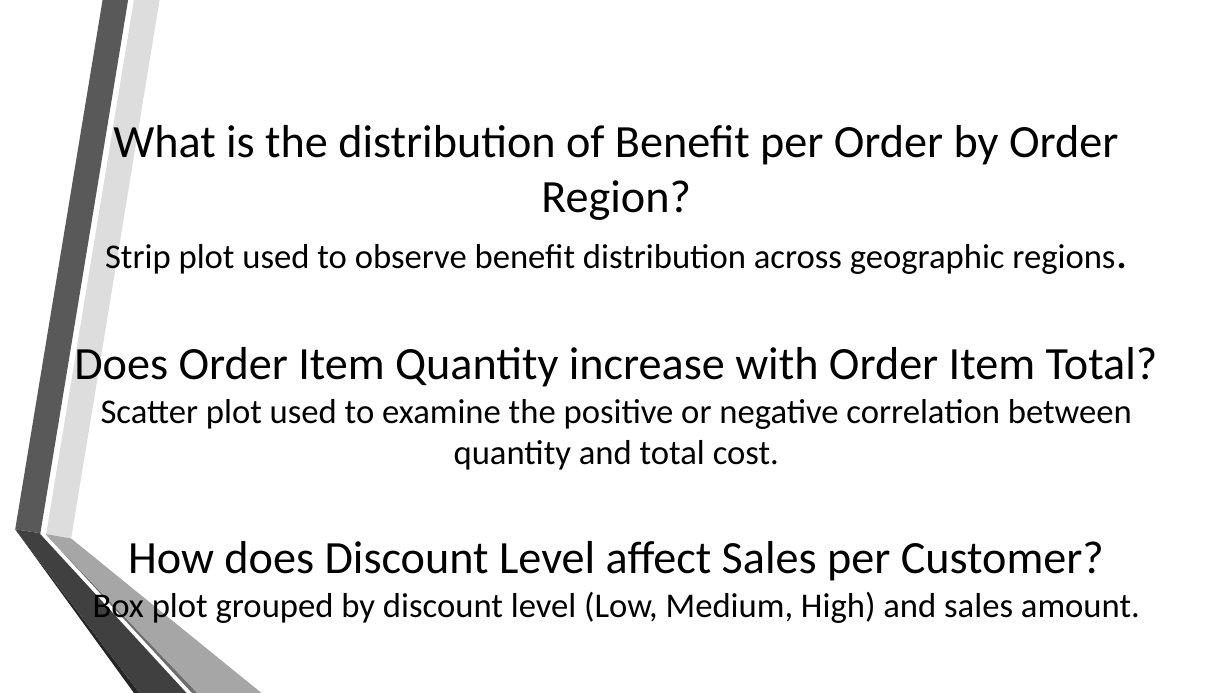
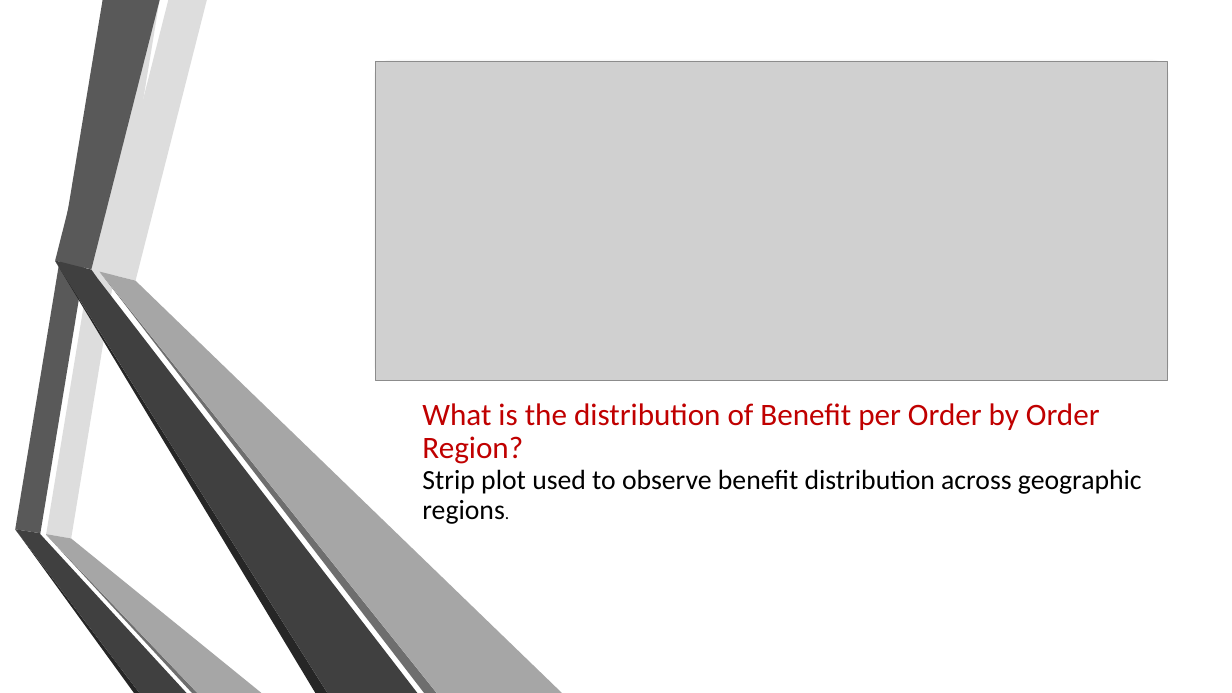
Before and after one commit to mariam530/supply-chain-project, a slide deck: slide 30 of New Microsoft PowerPoint Presentation.pptx. Drawn at 1232x693 pixels with LibreOffice and Linux fonts; fonts in the diff are those of the drawing; grey boxes stand for pictures; background and template pictures are left out. Boxes give left, top, right and bottom in pixels: in the first picture for what was removed or moved away, otherwise in the second. Text is boxed around its words. In the diff, an @@ line names an element or a change of style, - is before the commit and + after.

```diff
--- a/New Microsoft PowerPoint Presentation.pptx
+++ b/New Microsoft PowerPoint Presentation.pptx
@@ rounded rectangle added at [376,62,1168,379], fill #FFFFFF, outline #BABABA 3 pt @@
@@ picture added at [376,62,1168,381] @@
@@ group added at [55,0,563,693]: 6 freeform shapes @@
@@ title "What is the distribution of ..." at [422,403,1142,524]: vertical alignment middle to bottom @@
@@ title at [422,403,1142,524]: text changed; size 27 to 21.6 pt @@
-What is the distribution of Benefit per Order by Order Region?
-Strip plot used to observe benefit distribution across geographic regions.
-Does Order Item Quantity increase with Order Item Total?
-Scatter plot used to examine the positive or negative correlation between quantity and total cost.
-How does Discount Level affect Sales per Customer?
-Box plot grouped by discount level (Low, Medium, High) and sales amount.
+What is the distribution of Benefit per Order by Order Region?
+Strip plot used to observe benefit distribution across geographic regions.
```
Also in this commit, not shown: 9 other slides changed, 11 slides added.
